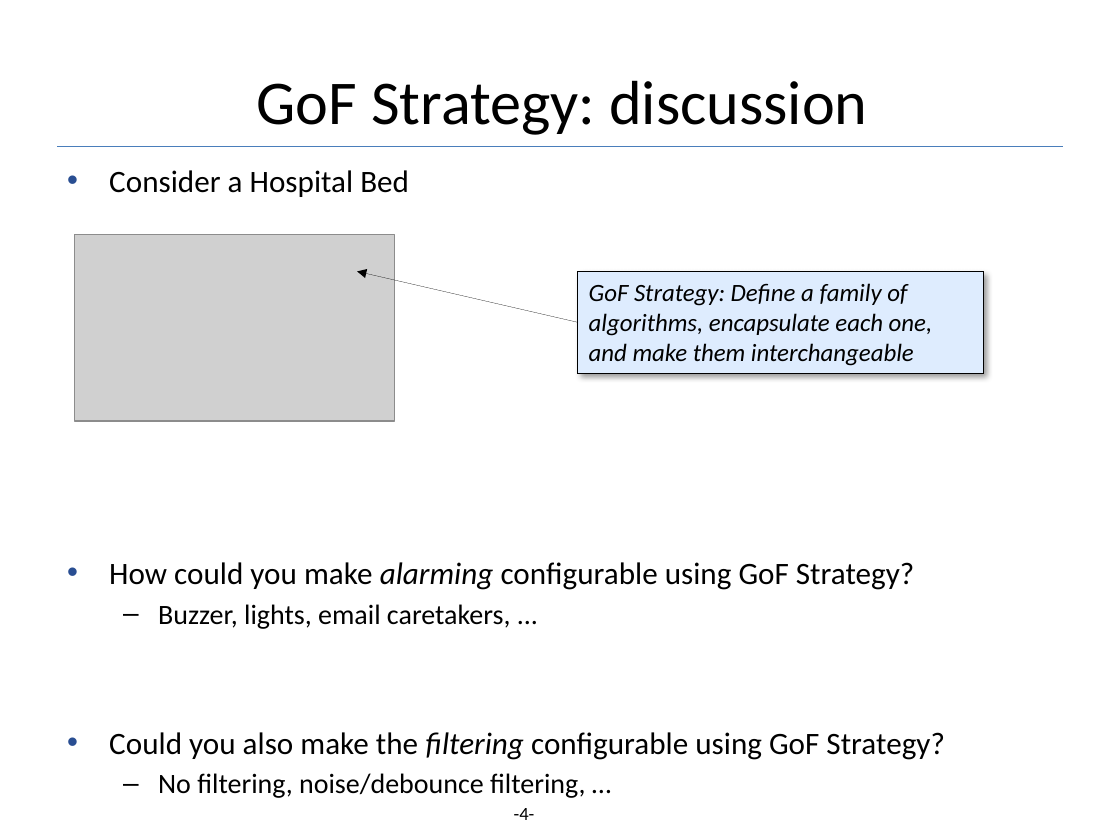
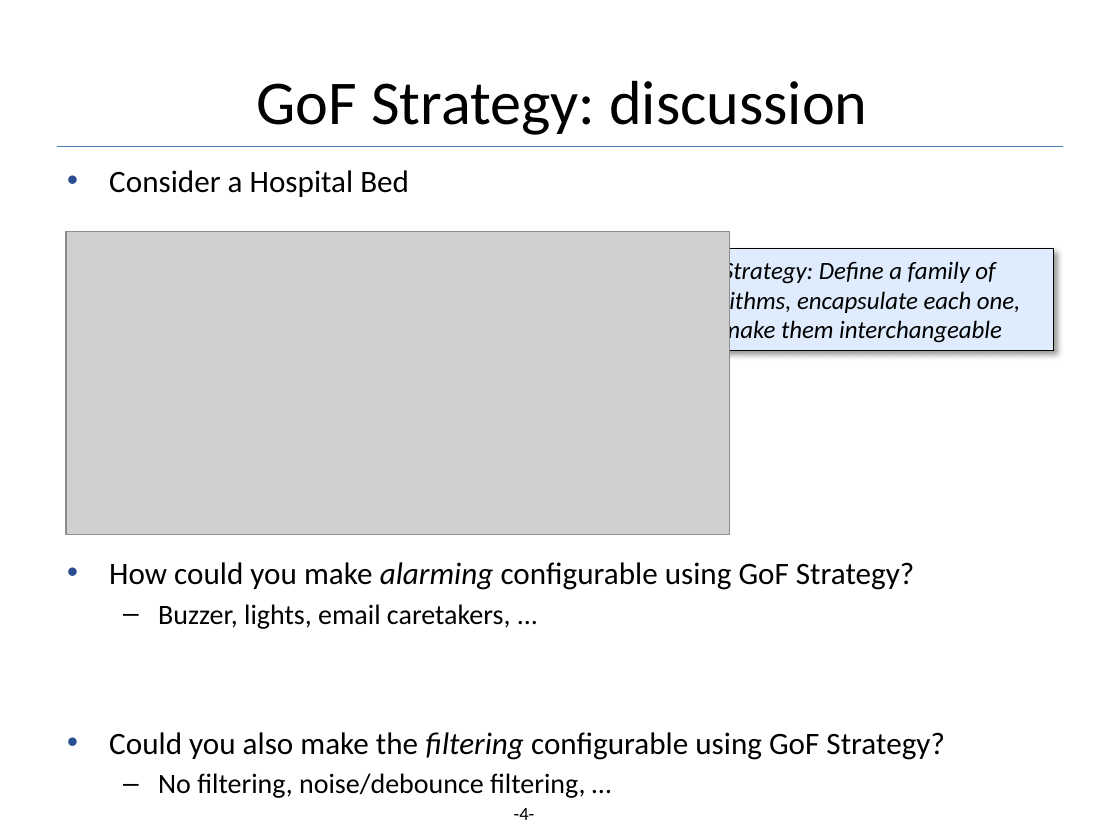
Before and after one commit to codesmurf/st3its3_teaching, a slide deck: slide 4 of 02 Strategy/Patterns - Strategy.pptx. Drawn at 1120x840 pixels with LibreOffice and Linux fonts; fonts in the diff are those of the drawing; grey boxes stand for pictures; background and template pictures are left out. Boxes give left, top, right and bottom in pixels: in the first picture for what was removed or moved away, otherwise in the second. Text is boxed around its words. In the diff, an @@ line names an element or a change of style, - is before the commit and + after.

Commit message:
updated slides with a SetStrategy method

```diff
--- a/02 Strategy/Patterns - Strategy.pptx
+++ b/02 Strategy/Patterns - Strategy.pptx
@@ picture added at [66, 232, 729, 535] @@
@@ picture removed at [75, 235, 395, 421] @@
@@ rectangle "GoF Strategy: Define a family ...": place and size @@
-rectangle "GoF Strategy: Define a family ..." at [578, 271, 983, 373]
+rectangle "GoF Strategy: Define a family ..." at [665, 249, 1053, 351]
@@ arrow removed from (578, 323) to (357, 271) @@
```
Also in this commit, not shown: 2 other slides changed, 1 other file.
